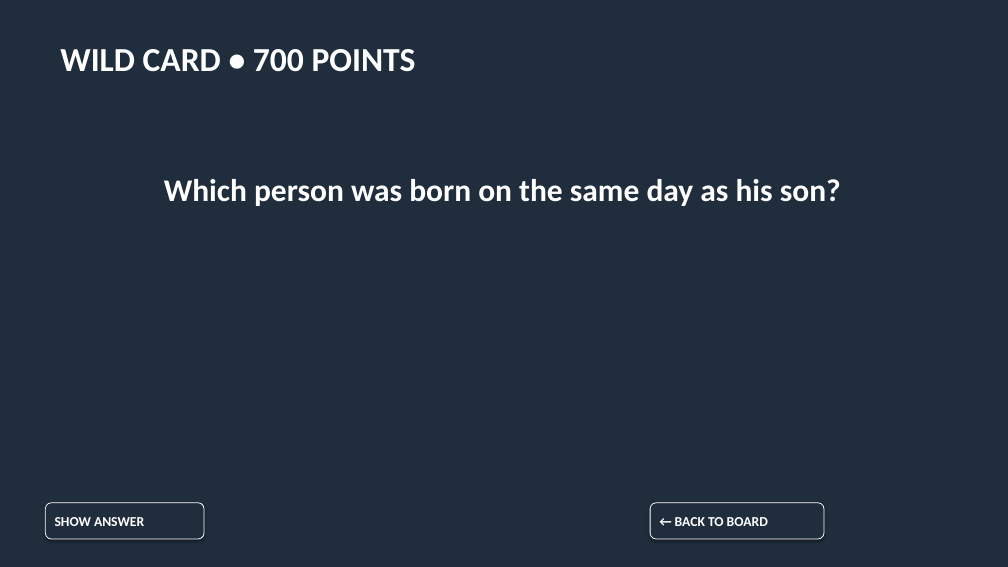
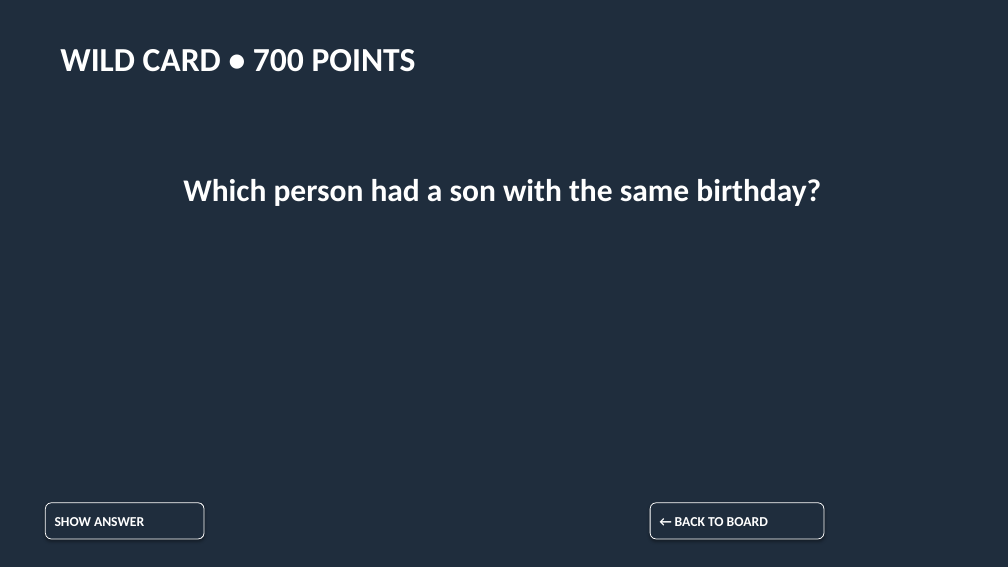
Before and after one commit to 2rister/TeacherSwitxher-, a slide deck: slide 79 of materials/jeopardy/Jeopardy_Interesting_People_A2_fixed.pptx. Drawn at 1008x567 pixels with LibreOffice and Linux fonts; fonts in the diff are those of the drawing. Boxes give left, top, right and bottom in pixels: in the first picture for what was removed or moved away, otherwise in the second. Text is boxed around its words. In the diff, an @@ line names an element or a change of style, - is before the commit and + after.

```diff
--- a/materials/jeopardy/Jeopardy_Interesting_People_A2_fixed.pptx
+++ b/materials/jeopardy/Jeopardy_Interesting_People_A2_fixed.pptx
@@ text at (183, 179, 821, 206): text changed @@
-Which person was born on the same day as his son?
+Which person had a son with the same birthday?
```
Also in this commit, not shown: 4 other slides changed, 49 other files.
